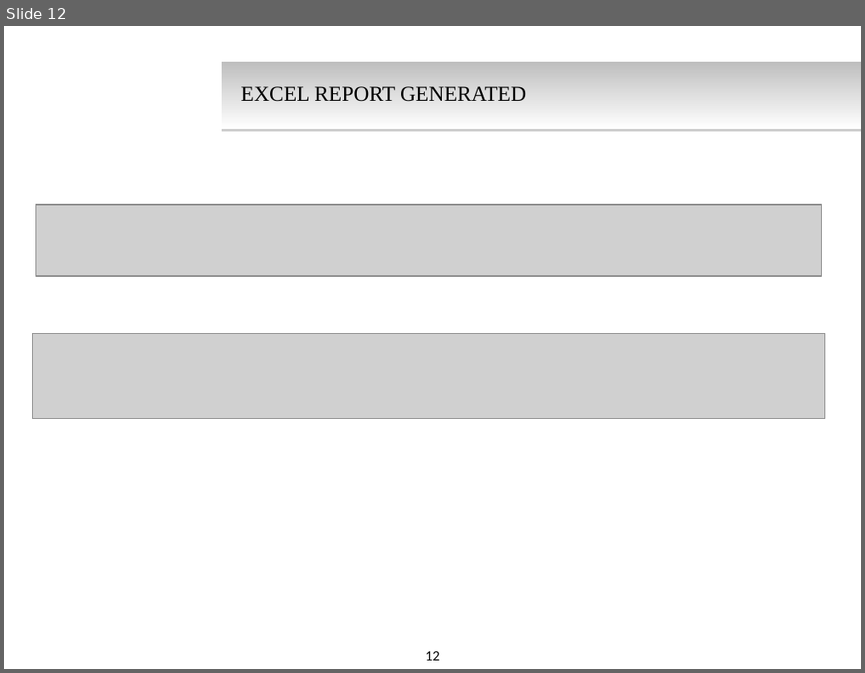
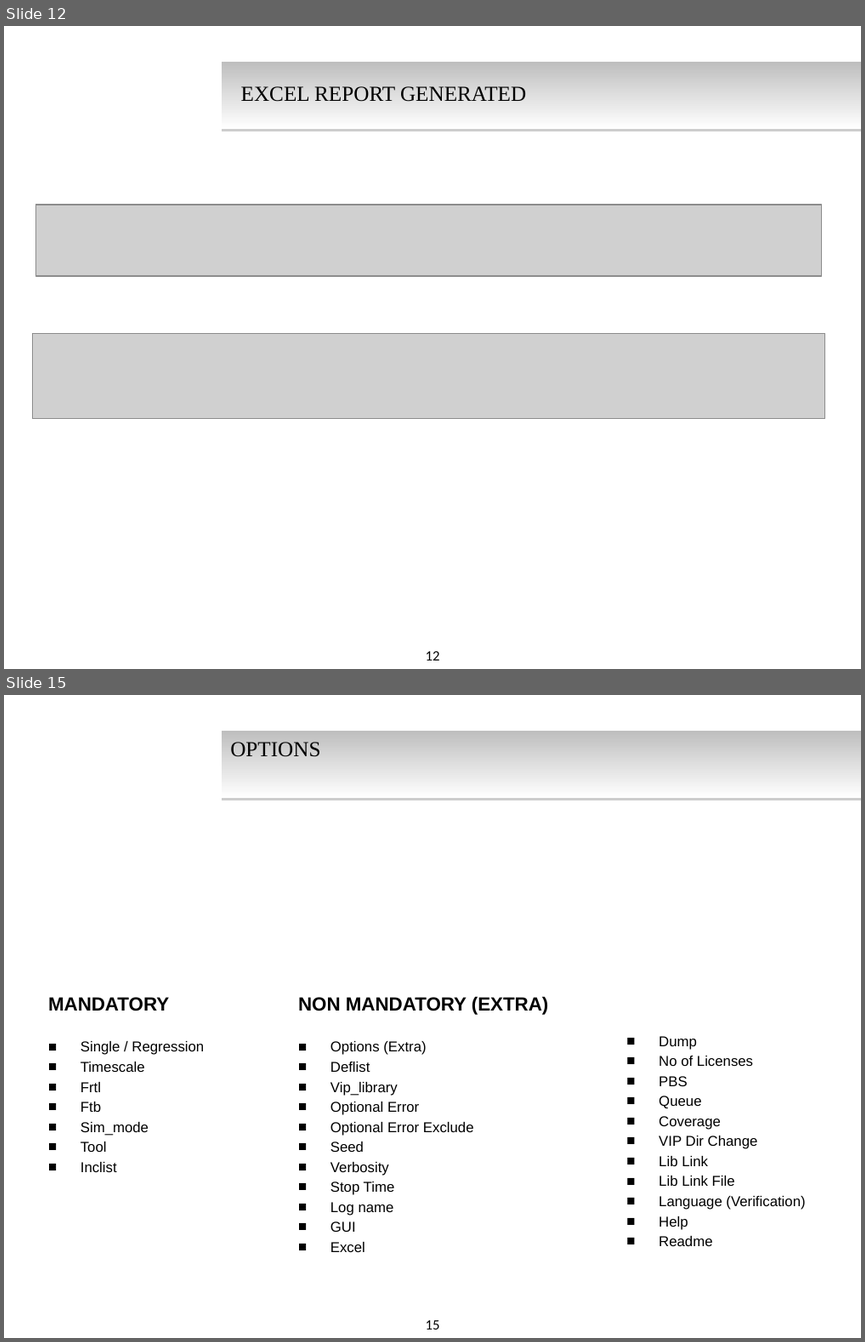
Before and after one commit to keshav009/test-repo, a slide deck: Presentation_final.pptx. Shown one above the other, each under a label of ours: slide 12 before the commit, slides 12 and 15 after it; the slides between them are not shown. The pictures are 865x673 and 865x1342 pixels, drawn with LibreOffice and Linux fonts; fonts in the diff are those of the drawing; grey boxes stand for pictures; background and template pictures are left out. Boxes give left, top, right and bottom in pixels: in the first picture for what was removed or moved away, otherwise in the second. Text is boxed around its words. In the diff, an @@ line names an element or a change of style, - is before the commit and + after.

```diff
--- a/Presentation_final.pptx
+++ b/Presentation_final.pptx
@@ slide 15 added at (4,695,861,1338), background #FFFFFF; not listed: 2 template elements that a slide beside it also shows @@
@@ title added at (230,742,320,756), 18 pt, text #000000 @@
+OPTIONS
@@ text added at (48,997,204,1172), 12 pt, text #000000 @@
+MANDATORY
+■ Single / Regression
+■ Timescale
+■ Frtl
+■ Ftb
+■ Sim_mode
+■ Tool
+■ Inclist
@@ text added at (298,996,549,1252), 12 pt, text #000000 @@
+NON MANDATORY (EXTRA)
+■ Options (Extra)
+■ Deflist
+■ Vip_library
+■ Optional Error
+■ Optional Error Exclude
+■ Seed
+■ Verbosity
+■ Stop Time
+■ Log name
+■ GUI
+■ Excel
@@ text added at (658,1036,805,1246), 12 pt, text #000000 @@
+■ Dump
+■ No of Licenses
+■ PBS
+■ Queue
+■ Coverage
+■ VIP Dir Change
+■ Lib Link
+■ Lib Link File
+■ Language (Verification)
+■ Help
+■ Readme
```
Also in this commit, not shown: 3 slides changed, 6 other slides added, 1 slide removed.
